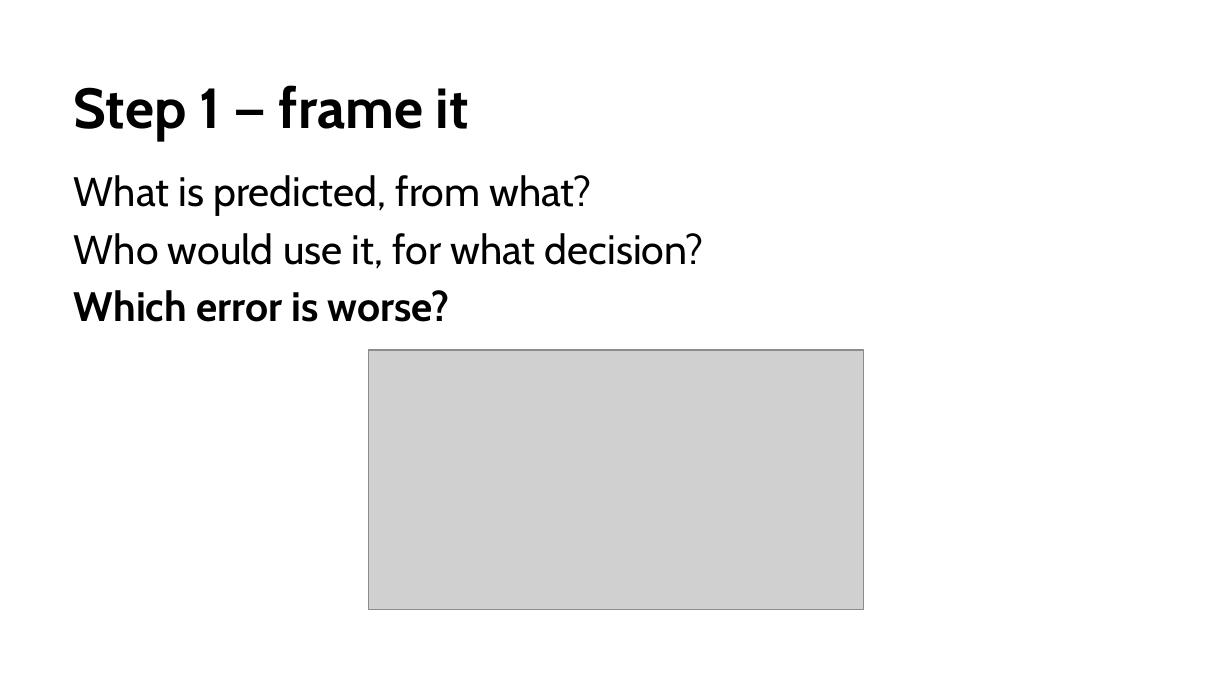
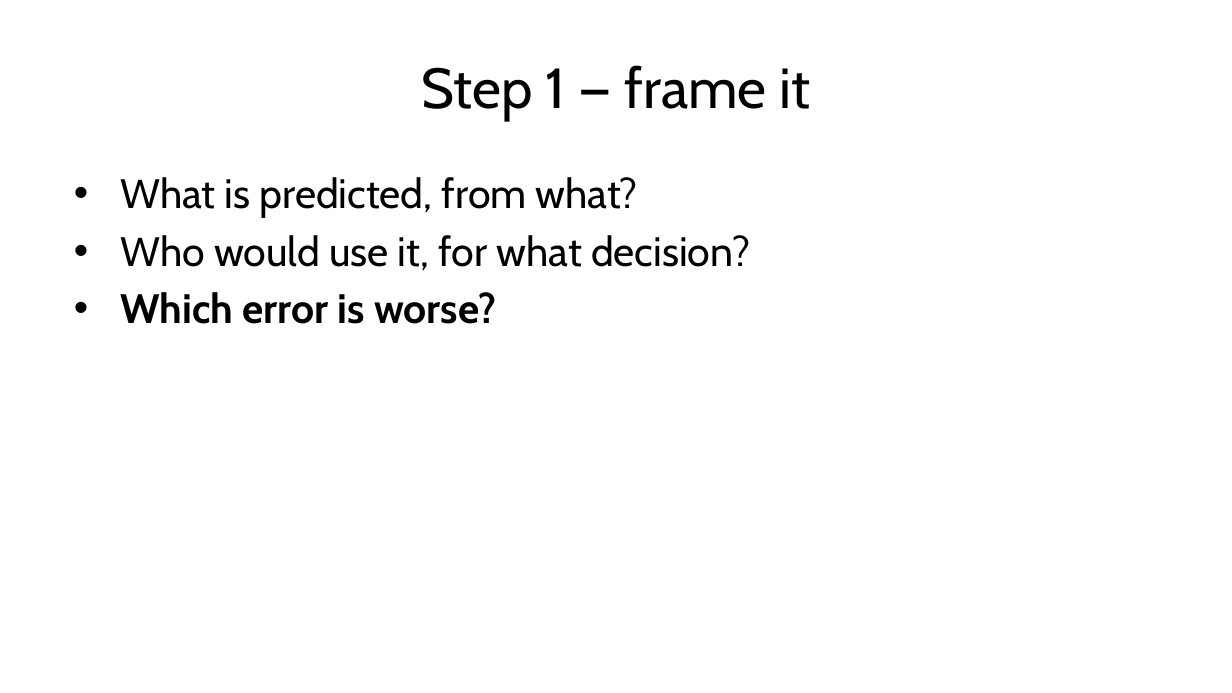
Before and after one commit to fabioantonini/technologies-for-artificial-intelligence, a slide deck: slide 38 of Lessons/01_introduction_and_workflow/Slides/introduction_and_workflow_slides.pptx (slide 36 before the commit). Drawn at 1232x693 pixels with LibreOffice and Linux fonts; fonts in the diff are those of the drawing; grey boxes stand for pictures; background and template pictures are left out. Boxes give left, top, right and bottom in pixels: in the first picture for what was removed or moved away, otherwise in the second. Text is boxed around its words. In the diff, an @@ line names an element or a change of style, - is before the commit and + after.

```diff
--- a/Lessons/01_introduction_and_workflow/Slides/introduction_and_workflow_slides.pptx
+++ b/Lessons/01_introduction_and_workflow/Slides/introduction_and_workflow_slides.pptx
@@ title "Step 1 — frame it" at box(422, 65, 810, 121): bold off; alignment left to centre; vertical alignment bottom to middle @@
@@ text "What is predicted, from what?" at box(120, 177, 750, 324): bullet none to • @@
@@ picture removed at box(368, 350, 864, 610) @@
```
Also in this commit, not shown: 6 other slides changed, 7 slides added, 9 other files.
